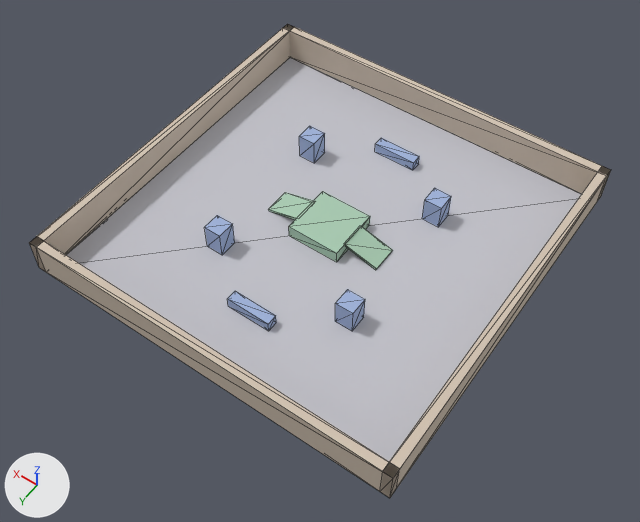
The glTF model assets/maps/arena01.glb, before and after one commit.
The view is the same before and after, from a 50 mm lens placed at (-33.8, 49.0, 71.0), pointed at (-1.1, 3.2, -1.0). The lights are fixed; the arrows at lower left show +X, +Y and +Z. The picture after the commit comes second. Mesh edges are drawn as thin lines. Where no turn or scale is listed for an object, it has been applied to the vertices.

In view in the first picture: 'cover_n', 'cover_s', 'floor', 'pillar_ne', 'pillar_nw', 'pillar_se', 'pillar_sw', 'platform_center', 'ramp_east', 'ramp_west', 'wall_east', 'wall_north', 'wall_south', 'wall_west'.
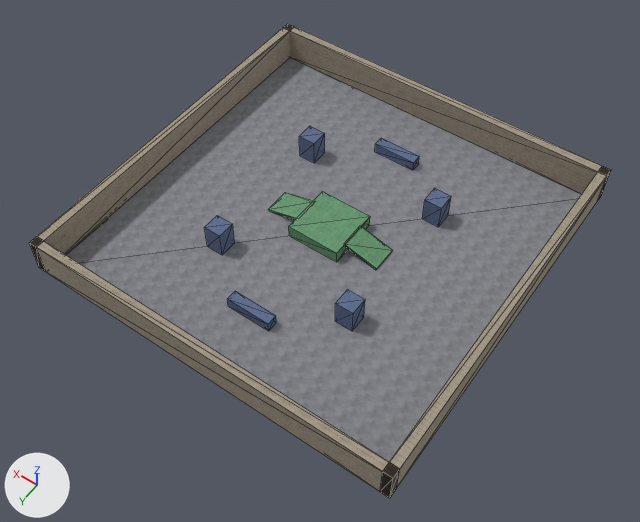
Boxes [x1, y1, x2, y2] around the edits, measured in the pictures (640 x 522 px):
'floor', surface changed (light grey to grey)
    both: [66, 58, 582, 462]
'wall_north', surface changed
    both: [29, 238, 397, 497]
'wall_south', surface changed, reshaped (pale yellow to brown)
    before: [283, 24, 610, 197]
    after: [288, 25, 610, 200]
'wall_east', surface changed, reshaped
    before: [29, 24, 290, 271]
    after: [29, 24, 294, 272]
'wall_west', surface changed, reshaped
    before: [380, 166, 611, 498]
    after: [380, 166, 611, 497]
'platform_center', surface changed (darker)
    both: [289, 191, 370, 262]
'ramp_west', surface changed, reshaped (darker)
    both: [345, 227, 393, 270]
'pillar_nw', surface changed (darker)
    both: [335, 289, 365, 331]
'cover_n', surface changed, reshaped (darker)
    both: [227, 291, 276, 331]
'pillar_ne', surface changed (darker)
    both: [204, 215, 235, 255]
'pillar_sw', surface changed, reshaped (darker)
    both: [422, 188, 451, 227]
'pillar_se', surface changed (darker)
    both: [299, 126, 325, 163]
'cover_s', surface changed, reshaped (darker)
    both: [375, 138, 419, 170]
'ramp_east', surface changed, reshaped (darker)
    both: [268, 192, 313, 219]

The change, as a list of edits to the scene's bpy script:
```text
Change mat_mat_floor:
    where n0 = _N.new('ShaderNodeBsdfPrincipled'); n0.name = 'Principled BSDF'
    remove n0.inputs[0].default_value = (0.55, 0.55, 0.6, 1.0)  # 'Base Color', light grey #c4c4cb
    n0.inputs[2].default_value: 1.0 -> 0.9  # 'Roughness'
    add n2 = _N.new('ShaderNodeMix'); n2.name = 'Mix'
    add n2.data_type = 'RGBA'
    add n2.blend_type = 'MULTIPLY'
    add n2.inputs[0].default_value = 1.0  # 'Factor'
    add n2.inputs[7].default_value = (0.85, 0.85, 0.88, 1.0)  # 'B', white #ededf1
    add n3 = _N.new('ShaderNodeTexImage'); n3.name = 'Image Texture'
    add n3.image = img_concrete_png
    add _L.new(n2.outputs[2], n0.inputs[0])  # 'Result' to 'Base Color'
    add _L.new(n3.outputs[0], n2.inputs[6])  # 'Color' to 'A'
Change mat_mat_wall:
    where n0 = _N.new('ShaderNodeBsdfPrincipled'); n0.name = 'Principled BSDF'
    remove n0.inputs[0].default_value = (0.65, 0.55, 0.45, 1.0)  # 'Base Color', pale yellow #d3c4b3
    n0.inputs[2].default_value: 1.0 -> 0.9  # 'Roughness'
    add n2 = _N.new('ShaderNodeMix'); n2.name = 'Mix'
    add n2.data_type = 'RGBA'
    add n2.blend_type = 'MULTIPLY'
    add n2.inputs[0].default_value = 1.0  # 'Factor'
    add n2.inputs[7].default_value = (0.9, 0.88, 0.85, 1.0)  # 'B', white #f3f1ed
    add n3 = _N.new('ShaderNodeTexImage'); n3.name = 'Image Texture'
    add n3.image = img_wall_png
    add _L.new(n2.outputs[2], n0.inputs[0])  # 'Result' to 'Base Color'
    add _L.new(n3.outputs[0], n2.inputs[6])  # 'Color' to 'A'
Change mat_mat_pillar:
    where n0 = _N.new('ShaderNodeBsdfPrincipled'); n0.name = 'Principled BSDF'
    remove n0.inputs[0].default_value = (0.35, 0.45, 0.7, 1.0)  # 'Base Color', blue #a0b3da
    n0.inputs[2].default_value: 1.0 -> 0.9  # 'Roughness'
    add n2 = _N.new('ShaderNodeMix'); n2.name = 'Mix'
    add n2.data_type = 'RGBA'
    add n2.blend_type = 'MULTIPLY'
    add n2.inputs[0].default_value = 1.0  # 'Factor'
    add n2.inputs[7].default_value = (0.85, 0.9, 1.0, 1.0)  # 'B', white #edf3ff
    add n3 = _N.new('ShaderNodeTexImage'); n3.name = 'Image Texture'
    add n3.image = img_metal_png
    add _L.new(n2.outputs[2], n0.inputs[0])  # 'Result' to 'Base Color'
    add _L.new(n3.outputs[0], n2.inputs[6])  # 'Color' to 'A'
Change mat_mat_platform:
    where n0 = _N.new('ShaderNodeBsdfPrincipled'); n0.name = 'Principled BSDF'
    remove n0.inputs[0].default_value = (0.4, 0.6, 0.45, 1.0)  # 'Base Color', green #aacbb3
    n0.inputs[2].default_value: 1.0 -> 0.9  # 'Roughness'
    add n2 = _N.new('ShaderNodeMix'); n2.name = 'Mix'
    add n2.data_type = 'RGBA'
    add n2.blend_type = 'MULTIPLY'
    add n2.inputs[0].default_value = 1.0  # 'Factor'
    add n2.inputs[7].default_value = (0.9, 1.0, 0.9, 1.0)  # 'B', white #f3fff3
    add n3 = _N.new('ShaderNodeTexImage'); n3.name = 'Image Texture'
    add n3.image = img_platform_png
    add _L.new(n2.outputs[2], n0.inputs[0])  # 'Result' to 'Base Color'
    add _L.new(n3.outputs[0], n2.inputs[6])  # 'Color' to 'A'
Add me_mesh_cover_s:
    me_mesh_cover_s.from_pydata(...)  # a box spanning x -0.5..0.5, y -0.5..0.5, z -0.5..0.5
    me_mesh_cover_s.materials.append(mat_mat_pillar)
Add me_mesh_cover_n:
    me_mesh_cover_n = me_mesh_cover_s.copy(); me_mesh_cover_n.name = 'mesh_cover_n'
Add me_mesh_ramp_west:
    me_mesh_ramp_west.from_pydata(...)  # a box spanning x -0.5..0.5, y -0.5..0.5, z -0.5..0.5
    me_mesh_ramp_west.materials.append(mat_mat_platform)
Add me_mesh_ramp_east:
    me_mesh_ramp_east = me_mesh_ramp_west.copy(); me_mesh_ramp_east.name = 'mesh_ramp_east'
Add me_mesh_pillar_sw:
    me_mesh_pillar_sw.from_pydata(...)  # a box spanning x -0.5..0.5, y -0.5..0.5, z -0.5..0.5
    me_mesh_pillar_sw.materials.append(mat_mat_pillar)
Add me_mesh_wall_west:
    me_mesh_wall_west.from_pydata(...)  # a box spanning x -0.5..0.5, y -0.5..0.5, z -0.5..0.5
    me_mesh_wall_west.materials.append(mat_mat_wall)
Add me_mesh_wall_east:
    me_mesh_wall_east = me_mesh_wall_west.copy(); me_mesh_wall_east.name = 'mesh_wall_east'
Add me_mesh_wall_south:
    me_mesh_wall_south.from_pydata(...)  # a box spanning x -0.5..0.5, y -0.5..0.5, z -0.5..0.5
    me_mesh_wall_south.materials.append(mat_mat_wall)
Change ob_wall_south:
    ob_wall_south: bpy.data.objects.new('wall_south', me_cube_mat_wall) -> bpy.data.objects.new('wall_south', me_mesh_wall_south)
Change ob_wall_east:
    ob_wall_east: bpy.data.objects.new('wall_east', me_cube_mat_wall) -> bpy.data.objects.new('wall_east', me_mesh_wall_east)
Change ob_wall_west:
    ob_wall_west: bpy.data.objects.new('wall_west', me_cube_mat_wall) -> bpy.data.objects.new('wall_west', me_mesh_wall_west)
Change ob_pillar_sw:
    ob_pillar_sw: bpy.data.objects.new('pillar_sw', me_cube_mat_pillar) -> bpy.data.objects.new('pillar_sw', me_mesh_pillar_sw)
Change ob_ramp_east:
    ob_ramp_east: bpy.data.objects.new('ramp_east', me_cube_mat_platform) -> bpy.data.objects.new('ramp_east', me_mesh_ramp_east)
Change ob_ramp_west:
    ob_ramp_west: bpy.data.objects.new('ramp_west', me_cube_mat_platform) -> bpy.data.objects.new('ramp_west', me_mesh_ramp_west)
Change ob_cover_n:
    ob_cover_n: bpy.data.objects.new('cover_n', me_cube_mat_pillar) -> bpy.data.objects.new('cover_n', me_mesh_cover_n)
Change ob_cover_s:
    ob_cover_s: bpy.data.objects.new('cover_s', me_cube_mat_pillar) -> bpy.data.objects.new('cover_s', me_mesh_cover_s)
```
